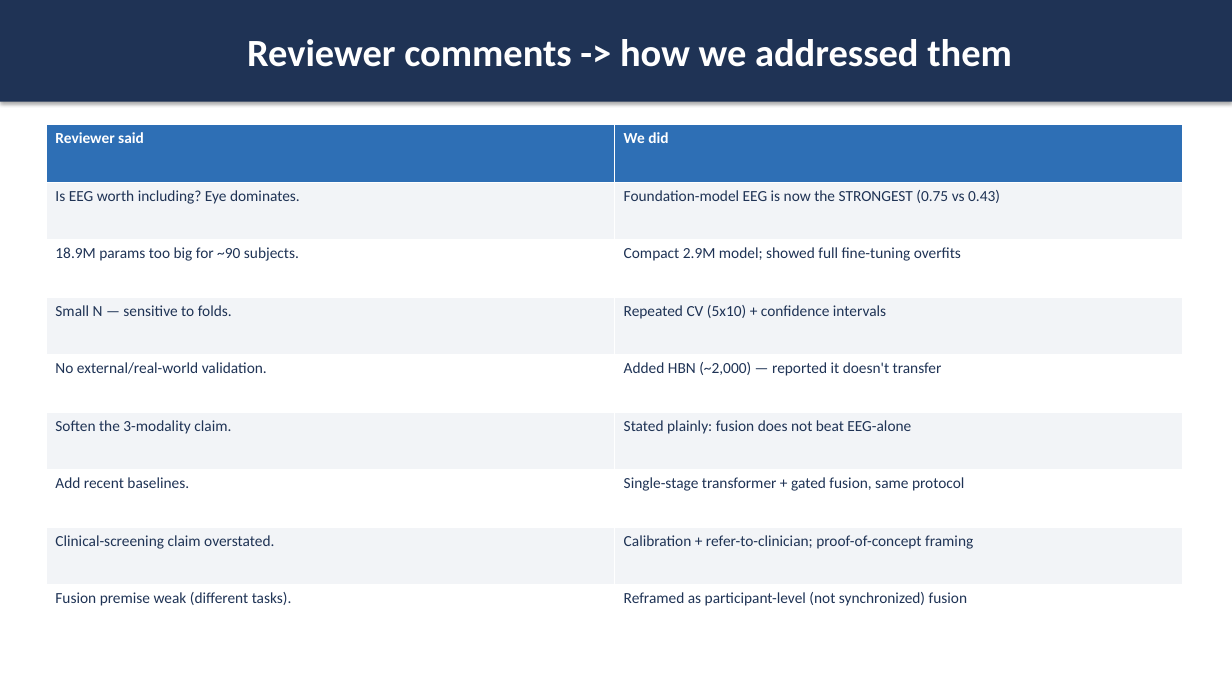
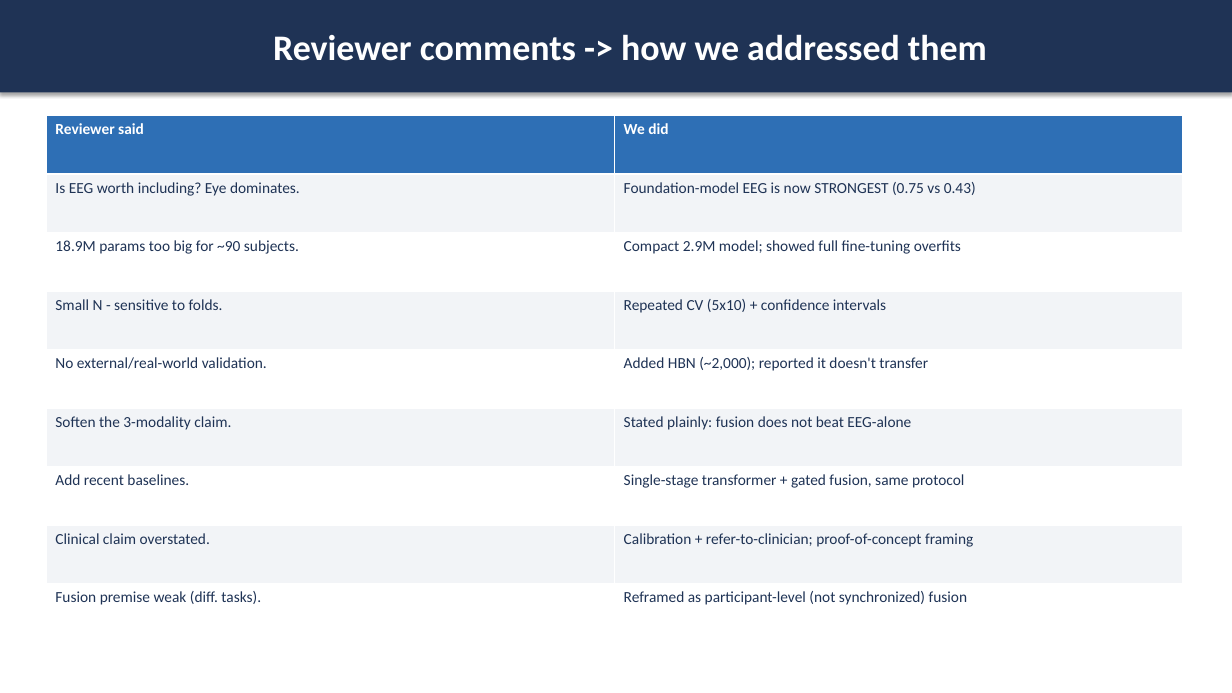
Before and after one commit to AyeshaAnzer1610/neuroformer, a slide deck: slide 7 of docs/resubmission/NeuroFormer-Supervisor-Meeting.pptx (slide 5 before the commit). Drawn at 1232x693 pixels with LibreOffice and Linux fonts; fonts in the diff are those of the drawing. Boxes give left, top, right and bottom in pixels: in the first picture for what was removed or moved away, otherwise in the second. Text is boxed around its words. In the diff, an @@ line names an element or a change of style, - is before the commit and + after.

```diff
--- a/docs/resubmission/NeuroFormer-Supervisor-Meeting.pptx
+++ b/docs/resubmission/NeuroFormer-Supervisor-Meeting.pptx
@@ rectangle "Reviewer comments -> how we ..." resized from (x1=0, y1=0, x2=1232, y2=102) to (x1=0, y1=0, x2=1232, y2=92) @@
@@ rectangle "Reviewer comments -> how we ..." at (x1=0, y1=0, x2=1232, y2=92): size 30 to 28 pt @@
@@ table at (x1=46, y1=116, x2=1183, y2=642) @@
-row 2, column 2: Foundation-model EEG is now the STRONGEST (0.75 vs 0.43)
+row 2, column 2: Foundation-model EEG is now STRONGEST (0.75 vs 0.43)
-row 4, column 1: Small N — sensitive to folds.
+row 4, column 1: Small N - sensitive to folds.
-row 5, column 2: Added HBN (~2,000) — reported it doesn't transfer
+row 5, column 2: Added HBN (~2,000); reported it doesn't transfer
-row 8, column 1: Clinical-screening claim overstated.
+row 8, column 1: Clinical claim overstated.
-row 9, column 1: Fusion premise weak (different tasks).
+row 9, column 1: Fusion premise weak (diff. tasks).
@@ table resized from (x1=46, y1=125, x2=1183, y2=642) to (x1=46, y1=116, x2=1183, y2=642) @@
```
Also in this commit, not shown: 8 other slides changed, 2 slides added, 1 other file.
